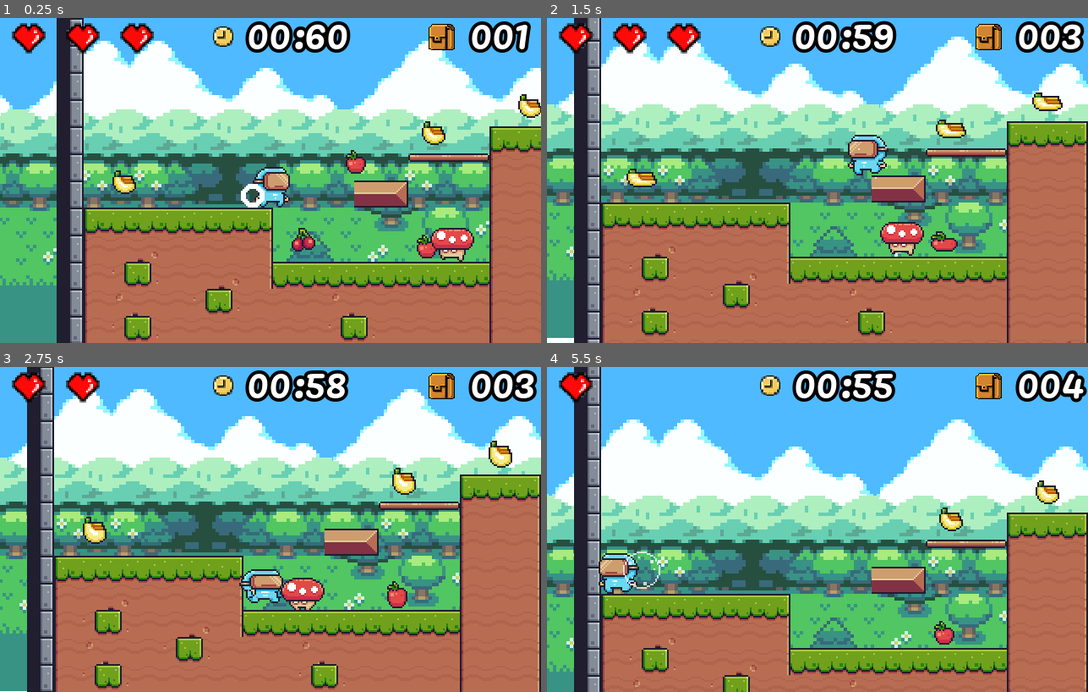
Above: before the commit, frames 1-4 (two rows, left to right).
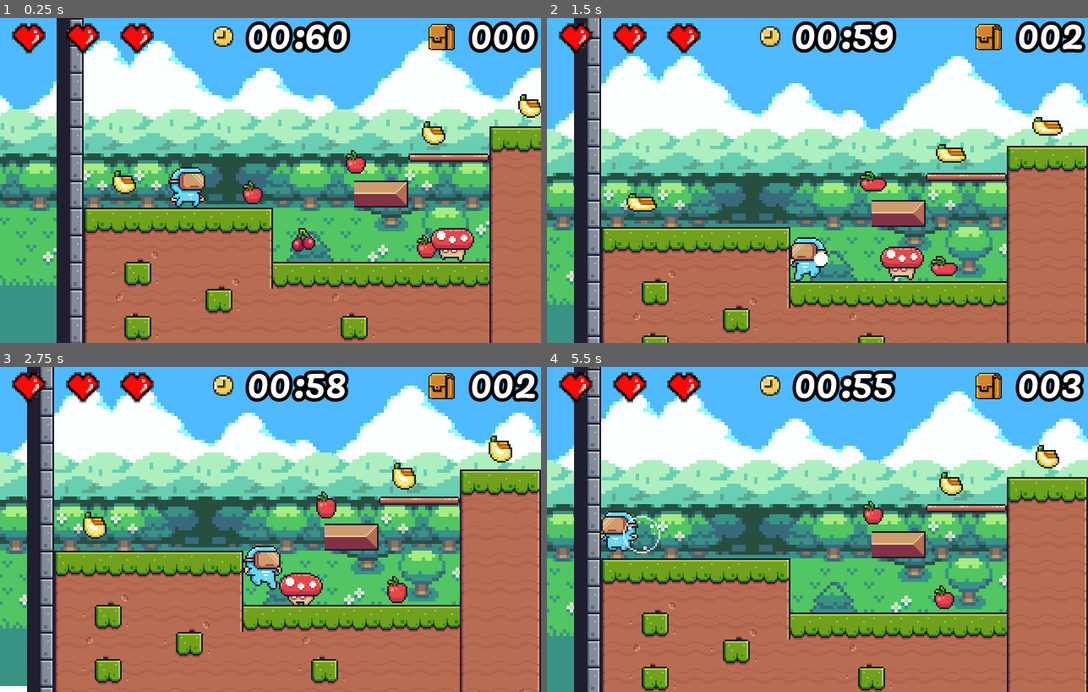
Above: after the commit, the same moments.

Repository: LeoFontez/JogoDePlataforma
Game: Godot game, scene res://Levels/Level_01.tscn
Two runs of this game, one before a commit and one after it. Both use one fixed random seed, a clock stepped at 60 frames per second and the inputs below.
Inputs:
- Up to frame 1 (0.25 s): no input
- Up to frame 2 (1.5 s): hold Right (ui_right) 0.53-1.28 s; tap Up (jump) at 0.77 s; hold Left (ui_left) from 1.28 s (still down)
- Up to frame 3 (2.75 s): tap Up (jump) at 1.52 s; release Left (ui_left) at 2.03 s; hold Right (ui_right) from 2.03 s (still down)
- Up to frame 4 (5.5 s): tap Up (jump) at 3.02, 3.77, 4.52 s; release Right (ui_right) at 3.53 s; hold Left (ui_left) from 3.53 s (still down)

The runs differ from the first frame. In frame 1, 1.8% of the frame differs, in the area x 31-100%, y 1-59%; in frame 2, 51%; in frame 3, 28%; in frame 4, 57%, in the area x 0-100%, y 0-100%.

Commit message:
Troféu
Correção de bug na colisão
Adição de troféu de conclusão
Adição de partículas ao coletar troféu

Diff:
--- a/Levels/Level_01.tscn
+++ b/Levels/Level_01.tscn
@@ -17,6 +17,7 @@
 [ext_resource path="res://Scripts/ResetLevel.gd" type="Script" id=15]
 [ext_resource path="res://Prefabs/HUD.tscn" type="PackedScene" id=16]
 [ext_resource path="res://Prefabs/CheckPoint.tscn" type="PackedScene" id=17]
+[ext_resource path="res://Prefabs/Goal.tscn" type="PackedScene" id=18]
 
 [sub_resource type="ConvexPolygonShape2D" id=7]
 points = PoolVector2Array( 0, 0, 16, 0, 16, 16, 0, 16 )
@@ -3576,7 +3577,7 @@
 position = Vector2( -60, -40 )
 
 [node name="CheckPoint" parent="CheckPoints" instance=ExtResource( 17 )]
-position = Vector2( 453, 50 )
+position = Vector2( 452, 51 )
 
 [node name="Player" parent="." instance=ExtResource( 1 )]
 position = Vector2( 3, 10 )
@@ -3703,6 +3704,9 @@
 position = Vector2( 0.00012207, 0 )
 shape = SubResource( 59 )
 
+[node name="Goal" parent="." instance=ExtResource( 18 )]
+position = Vector2( 490, -70 )
+
 [connection signal="body_entered" from="FallZone2/FallZone" to="FallZone2/FallZone" method="_on_FallZone_body_entered"]
 [connection signal="body_entered" from="FallZone2/FallZone2" to="FallZone2/FallZone2" method="_on_FallZone_body_entered"]
 
--- a/Prefabs/CheckPoint.tscn
+++ b/Prefabs/CheckPoint.tscn
@@ -107,7 +107,7 @@
 collision_layer = 16
 script = ExtResource( 2 )
 
-[node name="CollisionShape2D" type="CollisionShape2D" parent="."]
+[node name="Collision" type="CollisionShape2D" parent="."]
 position = Vector2( 11, -62 )
 shape = SubResource( 1 )
 
--- /dev/null
+++ b/Prefabs/Goal.tscn
@@ -0,0 +1,61 @@
+[gd_scene load_steps=9 format=2]
+
+[ext_resource path="res://Assets/Items/Checkpoints/End/End (Idle).png" type="Texture" id=1]
+[ext_resource path="res://Scripts/Goal.gd" type="Script" id=2]
+
+[sub_resource type="RectangleShape2D" id=1]
+extents = Vector2( 23.5, 22.5 )
+
+[sub_resource type="Gradient" id=2]
+offsets = PoolRealArray( 0, 0.152778, 0.388889, 0.756944, 1 )
+colors = PoolColorArray( 1, 0.46048, 0.0273438, 1, 0.996094, 0.562005, 0.00389099, 1, 0.964844, 0, 0, 1, 0.880007, 0.134109, 0.134109, 1, 1, 1, 1, 1 )
+
+[sub_resource type="GradientTexture" id=3]
+gradient = SubResource( 2 )
+
+[sub_resource type="Curve" id=4]
+_data = [ Vector2( 0, 1 ), 0.0, 0.0, 0, 0, Vector2( 1, 0.436364 ), 0.0, 0.0, 0, 0 ]
+
+[sub_resource type="CurveTexture" id=5]
+curve = SubResource( 4 )
+
+[sub_resource type="ParticlesMaterial" id=6]
+flag_disable_z = true
+direction = Vector3( 0, -1, 0 )
+gravity = Vector3( 0, 100, 0 )
+initial_velocity = 90.0
+initial_velocity_random = 0.1
+angular_velocity = 100.0
+angular_velocity_random = 0.2
+orbit_velocity = 0.0
+orbit_velocity_random = 0.0
+angle = 30.0
+angle_random = 0.5
+scale = 2.5
+scale_curve = SubResource( 5 )
+color = Color( 1, 0.866667, 0.00392157, 1 )
+color_ramp = SubResource( 3 )
+hue_variation = 0.1
+hue_variation_random = 1.0
+
+[node name="Goal" type="Area2D"]
+collision_layer = 16
+script = ExtResource( 2 )
+
+[node name="Collision" type="CollisionShape2D" parent="."]
+position = Vector2( 0.5, -23.5 )
+shape = SubResource( 1 )
+
+[node name="Sprite" type="Sprite" parent="."]
+position = Vector2( 0, -32 )
+texture = ExtResource( 1 )
+
+[node name="Confetti" type="Particles2D" parent="."]
+position = Vector2( 0, -45 )
+emitting = false
+amount = 24
+explosiveness = 0.6
+randomness = 0.2
+process_material = SubResource( 6 )
+
+[connection signal="body_entered" from="." to="." method="_on_Goal_body_entered"]
--- a/Scenes/Player.tscn
+++ b/Scenes/Player.tscn
@@ -245,10 +245,10 @@
 }
 
 [sub_resource type="RectangleShape2D" id=3]
-extents = Vector2( 10.0625, 12.0039 )
+extents = Vector2( 10.4575, 12.0039 )
 
 [sub_resource type="RectangleShape2D" id=8]
-extents = Vector2( 11.8177, 10 )
+extents = Vector2( 11.6565, 8.93867 )
 
 [node name="Player" type="KinematicBody2D"]
 position = Vector2( -0.157486, -15.8425 )
@@ -268,7 +268,7 @@
 anims/Run = SubResource( 6 )
 
 [node name="CollisionShape2D" type="CollisionShape2D" parent="."]
-position = Vector2( -0.1875, 3.87107 )
+position = Vector2( -0.582479, 3.87107 )
 shape = SubResource( 3 )
 
 [node name="Raycasts" type="Node2D" parent="."]
@@ -304,7 +304,19 @@
 collision_mask = 2
 
 [node name="Collision" type="CollisionShape2D" parent="HurtBox"]
-position = Vector2( 0.204971, -0.148651 )
+position = Vector2( 0.366215, 0.912683 )
 shape = SubResource( 8 )
 
+[node name="Left" type="RayCast2D" parent="."]
+position = Vector2( 0.0834236, 8.84329 )
+enabled = true
+cast_to = Vector2( -16, 0 )
+collision_mask = 2
+
+[node name="Right" type="RayCast2D" parent="."]
+position = Vector2( 0.0834236, 8.84329 )
+enabled = true
+cast_to = Vector2( 16, 0 )
+collision_mask = 2
+
 [connection signal="body_entered" from="HurtBox" to="." method="_on_HurtBox_body_entered"]
--- a/Scripts/CheckPoint.gd
+++ b/Scripts/CheckPoint.gd
@@ -7,3 +7,4 @@
 	if body.name == "Player":
 		body.hitCheckPoint()
 		$anim.play("Checked")
+		$Collision.queue_free()
--- /dev/null
+++ b/Scripts/Goal.gd
@@ -0,0 +1,8 @@
+extends Area2D
+
+func _ready():
+	pass
+
+func _on_Goal_body_entered(body):
+	if body.name == "Player":
+		$Confetti.emitting = true
--- a/Scripts/Player.gd
+++ b/Scripts/Player.gd
@@ -13,7 +13,7 @@
 var hurted = false
 
 var knockbackDir = 1
-var knockbackInten = 500
+var knockbackInten = 1000
 
 onready var raycasts = $Raycasts
 
@@ -22,7 +22,7 @@
 func _ready():
 	connect("changeLife", get_parent().get_node("HUD/HBoxContainer/Hearts"), "onChangeLife")
 	emit_signal("changeLife", maxHealth)
-	position.x = Global.checkPointPos + 50
+	position.x = Global.checkPointPos
 
 func _physics_process(delta: float) -> void:
 
@@ -50,7 +50,10 @@
 
 	if moveDirection != 0:
 		$Texture.scale.x = moveDirection
+		$Right.scale.x = moveDirection
+		$Left.scale.x = moveDirection
 		knockbackDir = moveDirection
+
 func _input(event: InputEvent) -> void:
 	if event.is_action_pressed("jump") and isGrounded:
 		velocity.y = jumpForce / 2
@@ -79,7 +82,11 @@
 		$anim.play(anim)
 
 func knockback():
-	velocity.x = -knockbackDir * knockbackInten
+	if $Right.is_colliding():
+		velocity.x = -knockbackDir * knockbackInten
+	if $Left.is_colliding():
+		velocity.x = knockbackDir * knockbackInten
+
 	velocity = move_and_slide(velocity)
 
 func _on_HurtBox_body_entered(body):
Not shown: 1 places in Levels/Level_01.tscn that only renumber resources
